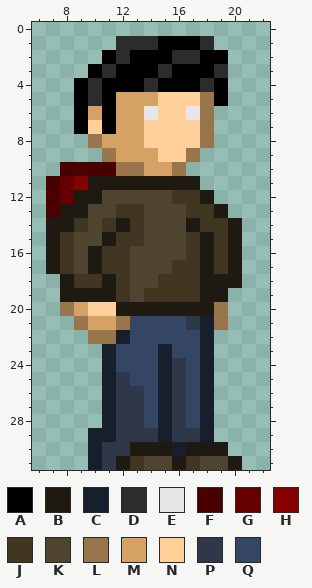
One commit to this pixel-art sprite: SomethingsWrong/SomethingsWrong/assets/characters/main/character_idle2.png. The picture above is the old version.
The file is 32x32 pixels. Shown: x 6..22, y 0..31.
Palette (. is transparent): A #000000  B #1e1a12  C #171f2c  D #2c2c2c  E #e7e7e7  F #480000  G #660000  H #860000  J #403621  K #4f4430  L #99754c  M #d5a164  N #ffd099  P #2e3849  Q #344664
Pixels before, first column x 7:
 1 .....DDDAAAD..
 2 ....ADAAADDAA.
 3 ...ADAAADAAAD.
 4 ..ADAAADAAADA.
 5 ..ADAMMMNNNLA.
 6 ..AMAMMENNEL..
 7 ..ANAMMNNNNL..
 8 ...LMMMNNNNL..
 9 ....LMMMNNL...
10 .FFFFLLMML....
11 FGHBBBBBBBB...
12 FGBBKKKKKJJB..
13 FBBKKJJKKKJJB.
14 BBJKJBJKKKBJJB
15 BJKKBJJKKKJBJB
16 BJKBJJKKKKJBJB
17 BJKBJJKKKJJBJB
18 .BJJBJKKJJJBBB
19 .BBBBJKJJJJBB.
20 .LMNNBBBBBBBL.
21 ..LMMLQQQQPCL.
22 ...LLCQQQQQC..
23 ....CQQQCQQC..
24 ....CQQQCPQC..
25 ....CPQQCPQC..
26 ....CPPQCPQC..
27 ....CPPQCPQC..
28 ....CPPQCPQC..
29 ...CCPPPCPPC..
30 ...CPPBBBCBBB.
31 ...CPBJKKBJKKB
Once edited:
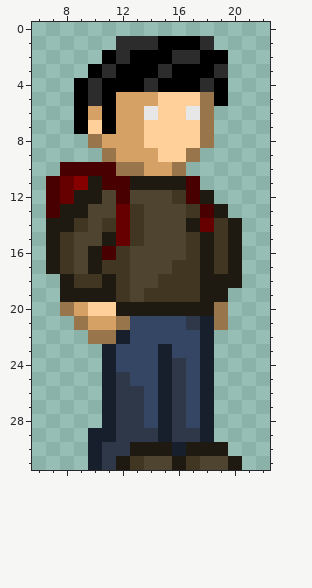
Changes in this commit:
Colour F replaces colour B in row 11 at x 11 to 12 and 17.
Colour F replaces colour J in row 12 at x 17; in row 13 at x 18; in row 16 at x 11.
Colour F replaces colour K in row 12 at x 12.
Colour G replaces colour B in row 14 at x 12.
Colour G replaces colour J in row 13 at x 12; in row 14 at x 18; in row 15 at x 12.
Changed places in both pictures, as pixel boxes (x1, y1, x2, y2):
changed: (102, 176, 214, 260)
